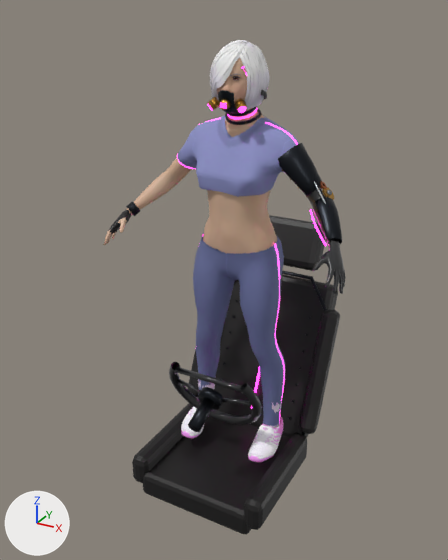
The glTF model public/models/drivers/kirika.glb as it was, and as the next commit left it.
The view is the same before and after, from a 50 mm camera at (0.953, -1.876, 1.563) aimed at (-0.079, 0.001, 0.625). Lighting does not change. The marker at lower left points along +X, +Y and +Z. The older version comes first. Vertices at exactly the same position are counted once.

The first picture shows 'bob02', 'body', 'female_sportsuit01', 'kit_brass', 'kit_glow_ff2fd2', 'kit_gunmetal', 'kit_leather_black', 'seat_gunmetal', 'seat_leather_black', 'shoes05', 'wheel_carbon', 'wheel_gunmetal' and 3 more.
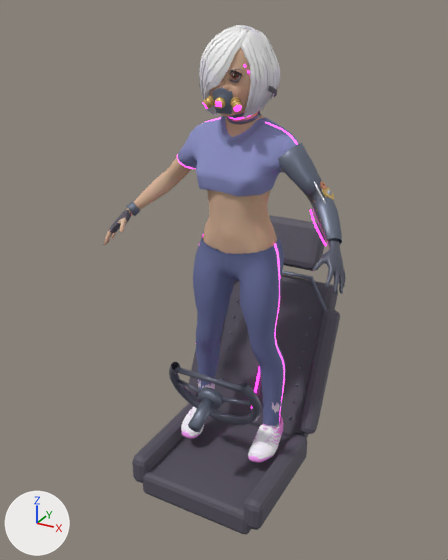
The change, as a list of edits to the scene's bpy script:
```text
Change mat_carbon:
    mat_carbon.base_color: (0.007, 0.0075, 0.00913) -> (0.0908, 0.0976, 0.141)  # black #141518 -> greyish blue #555869
Change mat_leather_black:
    mat_leather_black.base_color: (0.0075, 0.00651, 0.00651) -> (0.0931, 0.0844, 0.114)  # black #151313 -> dark grey #56525f
Change mat_gunmetal:
    mat_gunmetal.base_color: (0.0242, 0.0273, 0.0331) -> (0.171, 0.195, 0.262)  # dark grey #2b2e33 -> greyish blue #737a8c
Change me_bob02:
    remove me_bob02.from_pydata(...)  # 1582 vertices, 2248 faces; spans x -0.088..0.089, y -0.141..0.054, z 1.259..1.47
    add me_bob02.from_pydata(...)  # 1582 vertices, 2248 faces; spans x -0.121..0.123, y -0.168..0.078, z 1.24..1.513
    me_bob02 part 1: 1582 of 1582 vertices moved; they spanned x -0.088..0.089, y -0.141..0.054, z 1.259..1.47 and now span x -0.121..0.123, y -0.168..0.078, z 1.24..1.513; mean shift (0.006, -0.003, 0.013)
Change me_base:
    remove me_base.from_pydata(...)  # 5472 vertices, 10718 faces; spans x -0.449..0.449, y -0.266..0.066, z 0.767..1.463
    add me_base.from_pydata(...)  # 5487 vertices, 10728 faces; spans x -0.449..0.449, y -0.266..0.066, z 0.767..1.504
    me_base part 2: 8 vertices moved within x -0.081..0.081, y -0.122..-0.003, z 1.222..1.371; 4386 vertices removed from x -0.083..0.083, y -0.141..0.039, z 1.188..1.463; 4403 vertices added at x -0.233..0.228, y -0.163..0.059, z 1.103..1.504
    other edits to the shape of me_base do not show in these pictures
Change me_kit_brass:
    remove me_kit_brass.from_pydata(...)  # 352 vertices, 692 faces; spans x -0.069..0.334, y -0.149..0.003, z 0.997..1.306
    add me_kit_brass.from_pydata(...)  # 352 vertices, 692 faces; spans x -0.069..0.334, y -0.18..0.003, z 0.997..1.314
    me_kit_brass part 3: the loose piece of 48 vertices spanning x -0.017..0.017, y -0.149..-0.129, z 1.271..1.305 is moved by (0.0, -0.03, 0.008)
    me_kit_brass part 4: the loose piece of 40 vertices spanning x 0.027..0.069, y -0.143..-0.102, z 1.264..1.306 is moved by (0.0, -0.03, 0.008)
    me_kit_brass part 5: the loose piece of 40 vertices spanning x -0.069..-0.027, y -0.143..-0.102, z 1.264..1.306 is moved by (0.0, -0.03, 0.008)
Change me_kit_glow_ff2fd2:
    remove me_kit_glow_ff2fd2.from_pydata(...)  # 350 vertices, 660 faces; spans x -0.068..0.36, y -0.148..0.017, z 0.884..1.399
    add me_kit_glow_ff2fd2.from_pydata(...)  # 350 vertices, 660 faces; spans x -0.068..0.36, y -0.178..0.015, z 0.884..1.407
    me_kit_glow_ff2fd2 part 6: the loose piece of 36 vertices spanning x 0.046..0.068, y -0.142..-0.12, z 1.265..1.287 is moved by (0.0, -0.03, 0.008)
    other edits to the shape of me_kit_glow_ff2fd2 do not show in these pictures
Change me_kit_gunmetal:
    remove me_kit_gunmetal.from_pydata(...)  # 1810 vertices, 3608 faces; spans x -0.409..0.402, y -0.163..0.043, z 0.866..1.331
    add me_kit_gunmetal.from_pydata(...)  # 1782 vertices, 3552 faces; spans x -0.409..0.402, y -0.167..0.043, z 0.866..1.344
    me_kit_gunmetal part 7: a new loose piece of 346 vertices spanning x -0.036..0.036, y -0.167..-0.141, z 1.262..1.344, in mat_gunmetal (greyish blue #737a8c)
    me_kit_gunmetal part 8: 86 vertices moved from x -0.06..0.062, y -0.058..0.027, z 1.237..1.262 to x -0.06..0.053, y -0.058..0.025, z 1.241..1.26; 852 vertices removed from x -0.062..0.062, y -0.149..0.027, z 1.214..1.331; 478 vertices added at x -0.06..0.06, y -0.087..0.022, z 1.216..1.29
    other edits to the shape of me_kit_gunmetal do not show in these pictures
```

Location of each change, [x1, y1, x2, y2] in pixels of the pictures (448 x 560 px; the box of a moved part takes in the faces that stretch with it):
'seat_leather_black', recoloured (black to dark grey): [132, 216, 340, 534] in both
'body', recoloured, reshaped: before [103, 58, 346, 294]; after [103, 47, 346, 294]
'bob02', reshaped (36% wider, 34% taller): before [210, 40, 270, 110]; after [199, 25, 281, 119]
'kit_gunmetal', recoloured, reshaped: before [126, 90, 342, 244]; after [126, 86, 342, 244]
'wheel_carbon', recoloured (lighter): [169, 362, 262, 425] in both
'wheel_gunmetal', recoloured (dark grey to greyish blue): [188, 387, 223, 432] in both
'kit_brass', reshaped: before [208, 97, 334, 200]; after [202, 96, 334, 200]
'seat_gunmetal', recoloured: [220, 270, 327, 436] in both
'kit_glow_ff2fd2', reshaped: before [207, 67, 327, 246]; after [202, 65, 327, 246]
'kit_leather_black', recoloured: [199, 85, 277, 99] in both
part 2 of me_base, moved or reshaped: before [217, 58, 265, 137]; after [210, 47, 265, 137]
part 3 of me_kit_brass, moved or reshaped: before [219, 99, 230, 110]; after [214, 97, 226, 109]
part 4 of me_kit_brass, moved or reshaped: before [235, 99, 247, 113]; after [230, 97, 242, 112]
part 5 of me_kit_brass, moved or reshaped: before [208, 97, 219, 110]; after [202, 96, 215, 109]
part 6 of me_kit_glow_ff2fd2, moved or reshaped: before [238, 106, 246, 113]; after [234, 105, 242, 112]
part 7 of me_kit_gunmetal, added: after [212, 86, 233, 114]
part 8 of me_kit_gunmetal, moved or reshaped: before [218, 90, 261, 125]; after [226, 111, 261, 124]
